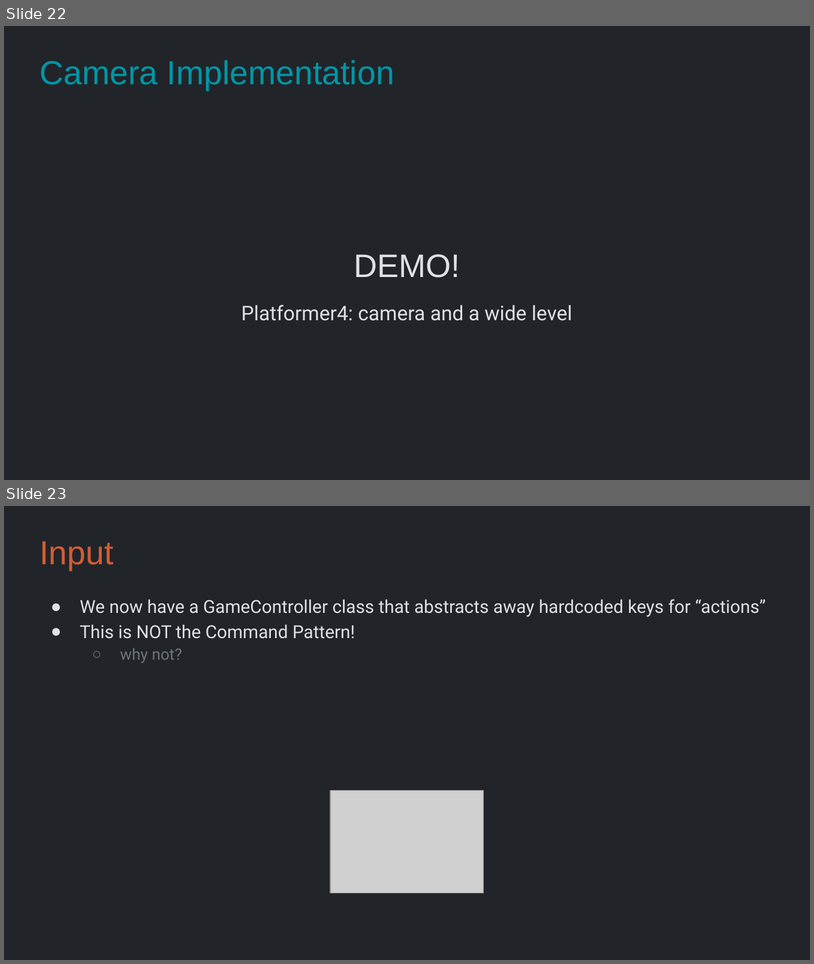
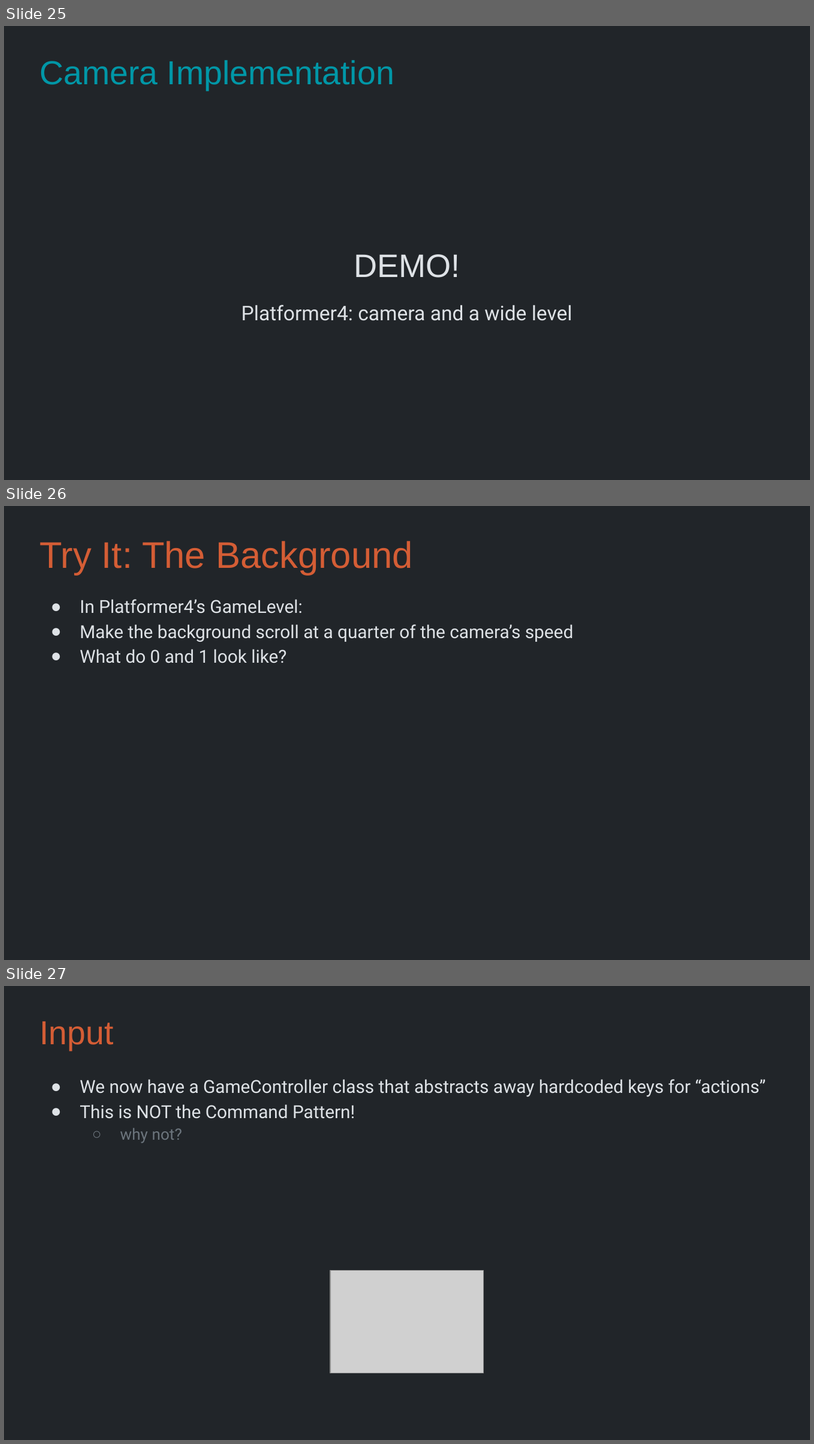
Before and after one commit to Metamate/gar, a slide deck: slides/06 Super Mario Bros.pptx. Shown one above the other, each under a label of ours: slides 22 and 23 before the commit, slides 25, 26 and 27 after it. The pictures are 814x964 and 814x1444 pixels, drawn with LibreOffice and Linux fonts; fonts in the diff are those of the drawing; grey boxes stand for pictures. Boxes give left, top, right and bottom in pixels: in the first picture for what was removed or moved away, otherwise in the second. Text is boxed around its words. In the diff, an @@ line names an element or a change of style, - is before the commit and + after.

```diff
--- a/slides/06 Super Mario Bros.pptx
+++ b/slides/06 Super Mario Bros.pptx
@@ slide 26 added at <box>4,506,810,960</box>, background #212529 @@
@@ title added at <box>39,541,413,575</box>, 33 pt, text #D45D35 @@
+Try It: The Background
@@ text added at <box>80,599,573,663</box>, 16 pt, text #DEE2E6 @@
+● In Platformer4’s GameLevel:
+● Make the background scroll at a quarter of the camera’s speed
+● What do 0 and 1 look like?
@@ what was slide 22 is now slide 25 @@
@@ what was slide 23 is now slide 27 @@
```
Also in this commit, not shown: 4 other slides added, 15 other files.
